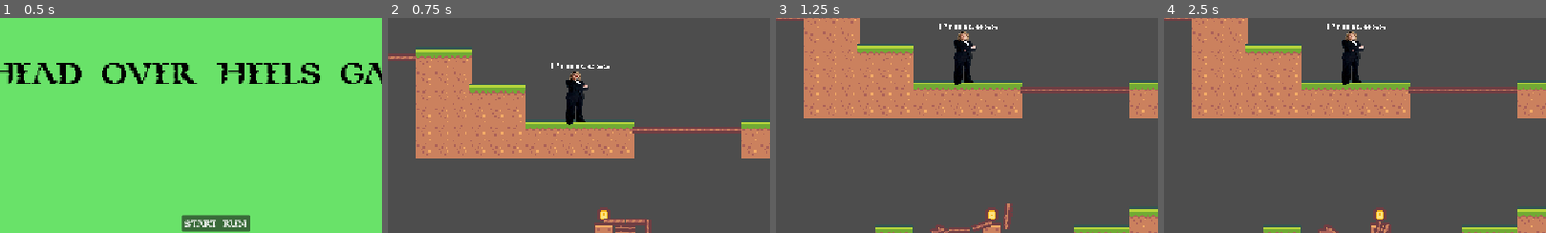
Above: before the commit, frames 1-4 (left to right).
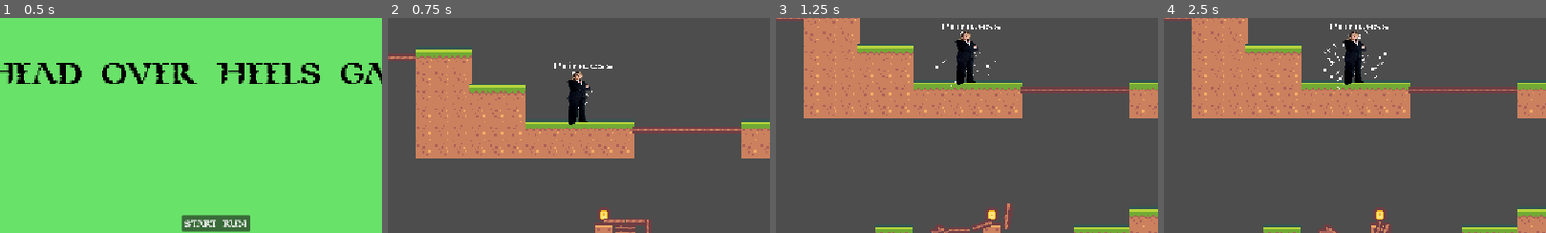
Above: after the commit, the same moments.

Repository: zachary-huber/saskatoonGameJamSeptember2026
Game: Godot game, scene res://scenes/UI/main_menu.tscn
The game is run twice, just before and just after one commit, with the same random seed, the same clock (stepped at 60 frames per second) and the same inputs.
Inputs:
- Up to frame 1 (0.5 s): no input
- Up to frame 2 (0.75 s): click "Start run" at 0.5 s
- Up to frame 3 (1.25 s): no input
- Up to frame 4 (2.5 s): hold D (move right) 1.28-2.03 s; tap Space (jump) at 1.52, 2.27 s; hold A (move left) from 2.03 s (still down)
The pictures show only the part of the screen within x 22-72%, y 0-50%; the shares and areas given below are measured in that part.

Frame 1 is identical in both runs. In frame 2, 0.7% of the frame differs, in the area x 42-59%, y 20-50%; in frame 3, 0.8%; in frame 4, 1.0%, in the area x 41-59%, y 2-34%.

Commit message:
added sparkles to princess and converted to scene

Diff:
--- a/scenes/character.tscn
+++ b/scenes/character.tscn
@@ -254,3 +254,8 @@
 position = Vector2(0, -8)
 node_a = NodePath("../../arm")
 node_b = NodePath("..")
+
+[node name="TextureProgressBar" type="TextureProgressBar" parent="." unique_id=12740159]
+offset_right = 40.0
+offset_bottom = 40.0
+fill_mode = 4
--- /dev/null
+++ b/scenes/entities/princess.tscn
@@ -0,0 +1,36 @@
+[gd_scene format=3 uid="uid://c03im32oyfjbx"]
+
+[ext_resource type="Texture2D" uid="uid://brhdsqefstaaf" path="res://data/textures/prototype_no_license/mochi-two-twinkling-star-arts-png-clipart Background Removed.png" id="1_bixea"]
+[ext_resource type="Texture2D" uid="uid://din757jrudeij" path="res://data/textures/prototype_no_license/147858-professional-woman-business-hd-image-free.png" id="2_rai6k"]
+
+[node name="princess" type="Node2D" unique_id=1985838848]
+
+[node name="sparkles" type="CPUParticles2D" parent="." unique_id=1999078711]
+rotation = 3.1415925
+amount = 32
+texture = ExtResource("1_bixea")
+lifetime = 2.0
+emission_shape = 1
+emission_sphere_radius = 25.6
+gravity = Vector2(0, 2)
+scale_amount_min = 0.01
+scale_amount_max = 0.02
+
+[node name="sprite2D" type="Sprite2D" parent="." unique_id=1065489856]
+rotation = 3.1415925
+scale = Vector2(0.018, -0.011)
+texture = ExtResource("2_rai6k")
+
+[node name="RichTextLabel" type="RichTextLabel" parent="sprite2D" unique_id=1510807740]
+anchors_preset = 10
+anchor_right = 1.0
+offset_left = -1999.9993
+offset_top = -3090.9102
+offset_right = -1999.9993
+offset_bottom = -2143.9102
+grow_horizontal = 2
+offset_transform_enabled = true
+offset_transform_scale = Vector2(-1.06, 0.94)
+theme_override_font_sizes/normal_font_size = 695
+text = "Princess"
+fit_content = true
--- a/scenes/levelParts/level.tscn
+++ b/scenes/levelParts/level.tscn
@@ -2,7 +2,7 @@
 
 [ext_resource type="Texture2D" uid="uid://bkjpv0em6k5ke" path="res://data/textures/tiles_packed.png" id="1_2q6dc"]
 [ext_resource type="PackedScene" uid="uid://dd2t61b4rfd4w" path="res://scenes/character.tscn" id="2_w7c3h"]
-[ext_resource type="Texture2D" uid="uid://din757jrudeij" path="res://data/textures/prototype_no_license/147858-professional-woman-business-hd-image-free.png" id="3_y01qp"]
+[ext_resource type="PackedScene" uid="uid://c03im32oyfjbx" path="res://scenes/entities/princess.tscn" id="3_y01qp"]
 
 [sub_resource type="TileSetAtlasSource" id="TileSetAtlasSource_w7c3h"]
 texture = ExtResource("1_2q6dc")
@@ -325,21 +325,5 @@
 [node name="Node3D" parent="." unique_id=1309050463 instance=ExtResource("2_w7c3h")]
 position = Vector2(70, -57)
 
-[node name="Sprite2D" type="Sprite2D" parent="." unique_id=487462943]
-position = Vector2(46.000015, -163.99998)
-scale = Vector2(-0.018, 0.011)
-texture = ExtResource("3_y01qp")
-
-[node name="RichTextLabel" type="RichTextLabel" parent="Sprite2D" unique_id=1923527759]
-anchors_preset = 10
-anchor_right = 1.0
-offset_left = -1999.9993
-offset_top = -3090.9102
-offset_right = -1999.9993
-offset_bottom = -2143.9102
-grow_horizontal = 2
-offset_transform_enabled = true
-offset_transform_scale = Vector2(-1.06, 0.94)
-theme_override_font_sizes/normal_font_size = 695
-text = "Princess"
-fit_content = true
+[node name="princess" parent="." unique_id=1985838848 instance=ExtResource("3_y01qp")]
+position = Vector2(48, -164)
Binary file added: data/textures/prototype_no_license/mochi-two-twinkling-star-arts-png-clipart Background Removed.png
Not shown, added: data/textures/prototype_no_license/mochi-two-twinkling-star-arts-png-clipart Background Removed.png.import
Not shown, changed: data/.DS_Store
Not shown, changed: data/textures/.DS_Store
